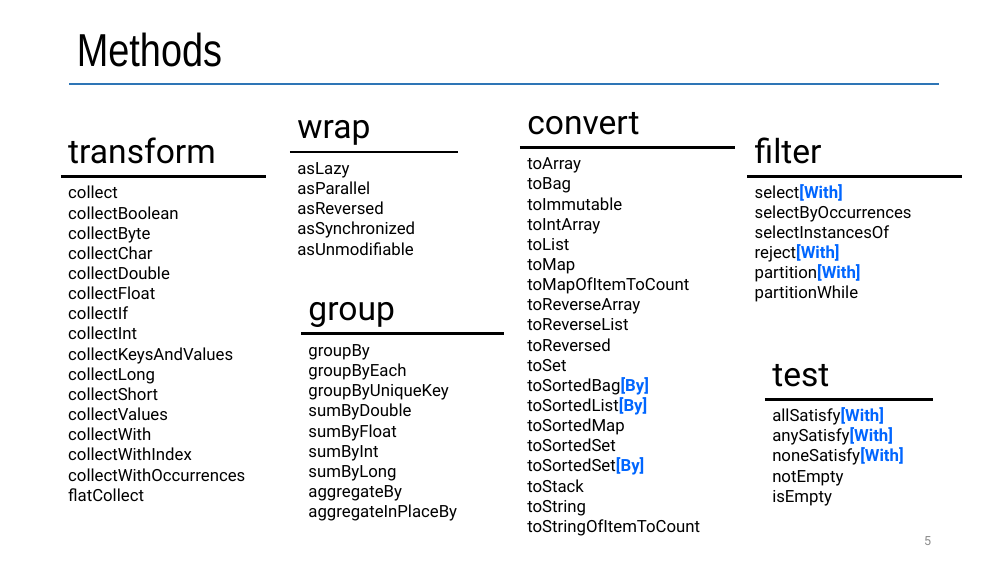
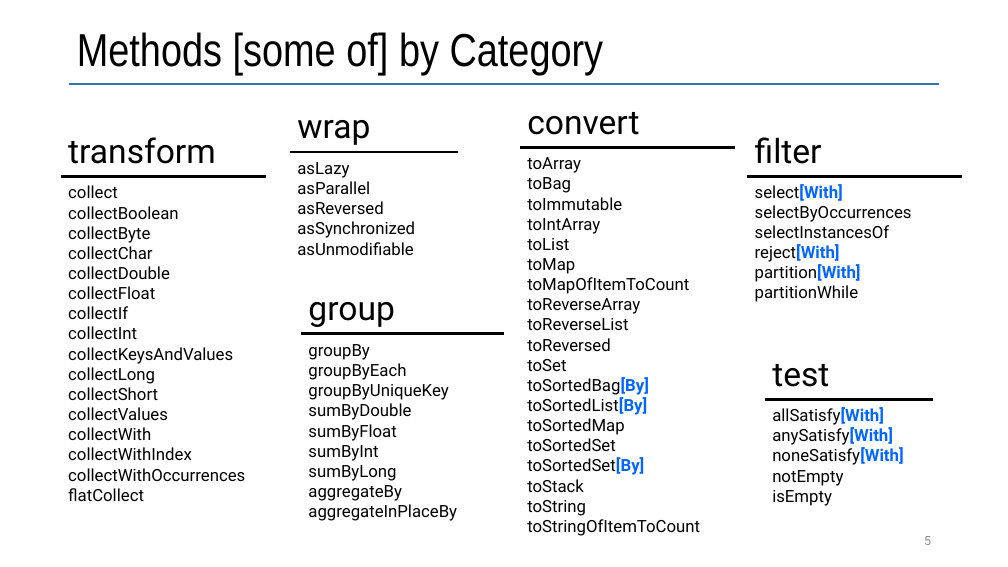
Before and after one commit to vmzakharov/refactor-to-ec, a slide deck: slide 5 of docs/RefactorToEcIntro.pptx. Drawn at 1008x567 pixels with LibreOffice and Linux fonts; fonts in the diff are those of the drawing. Boxes give left, top, right and bottom in pixels: in the first picture for what was removed or moved away, otherwise in the second. Text is boxed around its words. In the diff, an @@ line names an element or a change of style, - is before the commit and + after.

```diff
--- a/docs/RefactorToEcIntro.pptx
+++ b/docs/RefactorToEcIntro.pptx
@@ title at [77,32,604,75]: text changed @@
-Methods
+Methods [some of] by Category
```
Also in this commit, not shown: 3 other slides changed, 3 slides added, 2 other files.
